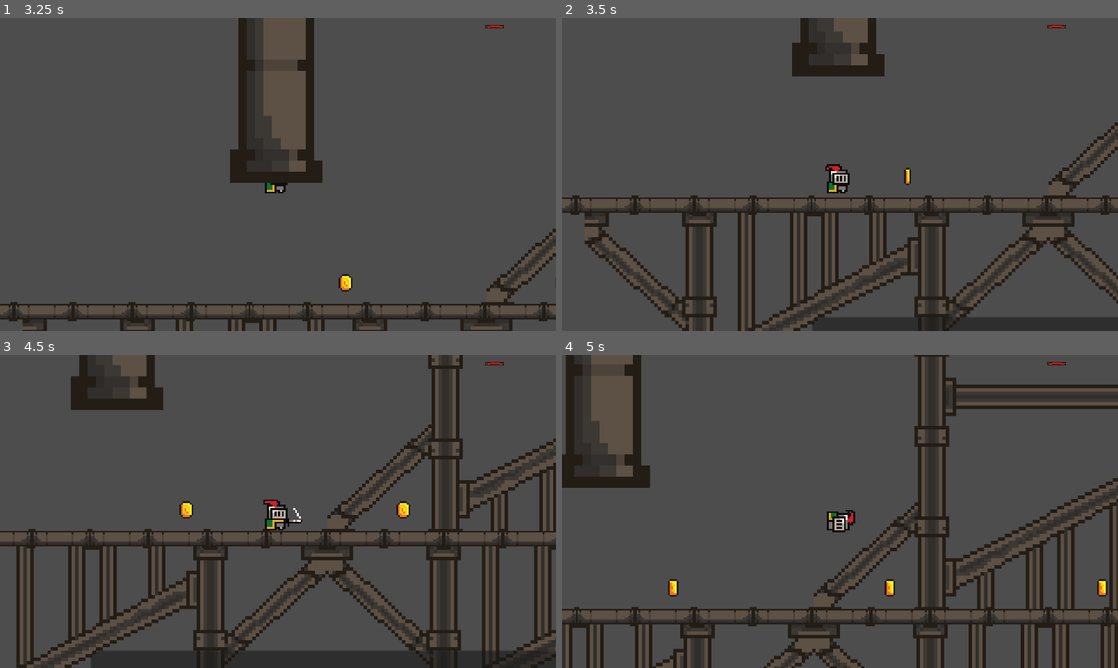
Above: before the commit, frames 1-4 (two rows, left to right).
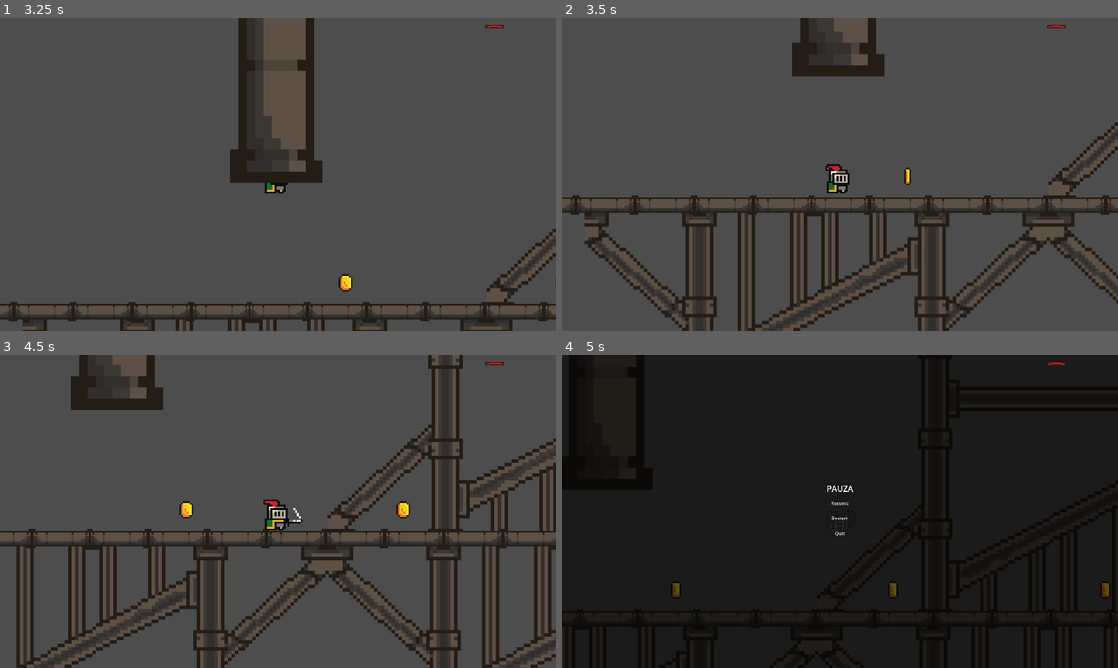
Above: after the commit, the same moments.

Repository: rkywsa/FemboyParty
Game: Godot game, scene res://MainMenu/main_menu.tscn
The game is run twice, just before and just after one commit, with the same random seed, the same clock (stepped at 60 frames per second) and the same inputs. Sound files missing from this copy of the repository are replaced by a short silence.
Inputs (mouse positions are in pixels of both pictures, inside the frame that each line leads up to):
- Up to frame 1 (3.25 s): click "Start" at 0.5 s; tap Enter (ui_accept) at 1.25, 1.52, 2.27 s; move the mouse to (400, 158) at 1.27 s; hold Right (ui_right) 1.28-2.78 s; click (400, 158) at 1.35 s; move the mouse to (166, 190) at 2.02 s; click (166, 190) at 2.1 s; move the mouse to (333, 105) at 2.77 s; hold Left (ui_left) from 2.78 s (still down); click (333, 105) at 2.85 s
- Up to frame 2 (3.5 s): keep holding Left (ui_left)
- Up to frame 3 (4.5 s): move the mouse to (250, 574) at 3.52 s; release Left (ui_left) at 3.53 s; hold Right (ui_right) from 3.53 s (still down); click (250, 574) at 3.6 s; tap Enter (ui_accept) at 3.77 s; move the mouse to (444, 558) at 4.27 s; click (444, 558) at 4.35 s
- Up to frame 4 (5 s): keep holding Right (ui_right); tap Enter (ui_accept) at 4.52 s; tap Escape (pause) at 4.9 s

Frame 1 is identical in both runs. In frame 2, 2.1% of the frame differs, in the area x 45-100%, y 95-100%; in frame 3, 3.6%; in frame 4, 89%, in the area x 0-100%, y 0-100%.

Commit message:
pause menu

Diff:
--- a/Graphics/level.tscn
+++ b/Graphics/level.tscn
@@ -3,10 +3,9 @@
 [ext_resource type="PackedScene" uid="uid://bp7sg0q7nbx2u" path="res://PlayerInteraction/player.tscn" id="1_gcbfm"]
 [ext_resource type="Script" uid="uid://bgvvg21wah0ng" path="res://Graphics/level.gd" id="1_md3ei"]
 [ext_resource type="Texture2D" uid="uid://darh6n7n7cskf" path="res://assets/sprites/platforms1.png" id="2_gcbfm"]
+[ext_resource type="PackedScene" uid="uid://ddtwwqe0v3u1i" path="res://canvas_layer.tscn" id="3_hncu4"]
 [ext_resource type="PackedScene" uid="uid://6mn14fnkpghg" path="res://GameInteraction/coin.tscn" id="3_x4jqn"]
 [ext_resource type="Texture2D" uid="uid://moyfgbpoghqa" path="res://assets/sprites/pipe_support.png" id="4_ruodb"]
-[ext_resource type="Texture2D" uid="uid://bbf11t8kthwt5" path="res://assets/sprites/industrial_background.webp" id="5_gkh8j"]
-[ext_resource type="PackedScene" uid="uid://dv872agtfv7yj" path="res://pause.tscn" id="5_l46ql"]
 [ext_resource type="AudioStream" uid="uid://pj24hvfhhxvo" path="res://assets/sounds/metalpipa.wav" id="7_3vbyo"]
 [ext_resource type="AudioStream" uid="uid://dwgs0nbd2nvjf" path="res://assets/sounds/backgroundmusic.wav" id="7_6wa3a"]
 [ext_resource type="Texture2D" uid="uid://c5gvvvhy563wf" path="res://assets/sprites/industrial_background2.png" id="7_dvkd8"]
@@ -32,14 +31,14 @@
 [node name="Player" parent="." unique_id=1078703586 instance=ExtResource("1_gcbfm")]
 position = Vector2(16, 120)
 
+[node name="CanvasLayer" parent="Player" unique_id=1915367380 instance=ExtResource("3_hncu4")]
+
 [node name="Enemy" parent="." unique_id=745031822 instance=ExtResource("8_enemy")]
 position = Vector2(571, 164)
 detection_range = 102.0
 
 [node name="TileMapLayer" type="TileMapLayer" parent="." unique_id=630245241]
 tile_set = SubResource("TileSet_mti6b")
-
-[node name="Pause" parent="." unique_id=1359264044 instance=ExtResource("5_l46ql")]
 
 [node name="Pipes" type="Node2D" parent="." unique_id=137251326]
 
@@ -525,9 +524,9 @@
 stream = ExtResource("7_6wa3a")
 volume_db = -5.0
 
-[node name="HUD" type="CanvasLayer" parent="."]
-
-[node name="HealthBar" type="TextureProgressBar" parent="HUD"]
+[node name="HUD" type="CanvasLayer" parent="." unique_id=936221973]
+
+[node name="HealthBar" type="TextureProgressBar" parent="HUD" unique_id=953205089]
 anchors_preset = 1
 anchor_left = 1.0
 anchor_right = 1.0
@@ -535,11 +534,9 @@
 offset_top = 24.0
 offset_right = -24.0
 offset_bottom = 60.0
+value = 100.0
+texture_over = ExtResource("10_health_frame")
 texture_progress = ExtResource("9_health_fill")
-texture_over = ExtResource("10_health_frame")
-max_value = 100.0
-value = 100.0
-show_percentage = false
 
 [connection signal="body_entered" from="Coin5" to="Coin5" method="_on_body_entered"]
 [connection signal="body_entered" from="Coin4" to="Coin4" method="_on_body_entered"]
--- /dev/null
+++ b/canvas_layer.gd
@@ -0,0 +1,77 @@
+extends CanvasLayer
+
+var overlay: ColorRect
+var panel: PanelContainer
+
+func _ready() -> void:
+	process_mode = Node.PROCESS_MODE_ALWAYS
+	build_menu()
+
+func _unhandled_input(event: InputEvent) -> void:
+	if event.is_action_pressed("ui_cancel") and not event.is_echo():
+		toggle_pause()
+		get_viewport().set_input_as_handled()
+
+func toggle_pause() -> void:
+	var paused := not get_tree().paused
+	get_tree().paused = paused
+	overlay.visible = paused
+	panel.visible = paused
+
+func build_menu() -> void:
+	overlay = ColorRect.new()
+	overlay.color = Color(0, 0, 0, 0.65)
+	overlay.set_anchors_preset(Control.PRESET_FULL_RECT)
+	overlay.visible = false
+	overlay.mouse_filter = Control.MOUSE_FILTER_STOP
+	add_child(overlay)
+
+	var center := CenterContainer.new()
+	center.set_anchors_preset(Control.PRESET_FULL_RECT)
+	center.size_flags_horizontal = Control.SIZE_EXPAND_FILL
+	center.size_flags_vertical = Control.SIZE_EXPAND_FILL
+	overlay.add_child(center)
+
+	panel = PanelContainer.new()
+	panel.custom_minimum_size = Vector2(-1000,-100)
+	panel.scale = Vector2(-10,-10)
+	panel.pivot_offset = panel.custom_minimum_size / 2
+	panel.visible = false
+	center.add_child(panel)
+
+	var vbox := VBoxContainer.new()
+	vbox.add_theme_constant_override("separation", 10)
+	panel.add_child(vbox)
+
+	var title := Label.new()
+	title.text = "PAUZA"
+	title.add_theme_font_size_override("font_size", 28)
+	title.horizontal_alignment = HORIZONTAL_ALIGNMENT_CENTER
+	vbox.add_child(title)
+
+	var resume := Button.new()
+	resume.text = "Resume"
+	resume.custom_minimum_size = Vector2(180, 42)
+	resume.pressed.connect(func():
+		get_tree().paused = false
+		overlay.visible = false
+	)
+	vbox.add_child(resume)
+
+	var restart := Button.new()
+	restart.text = "Restart"
+	restart.custom_minimum_size = Vector2(180, 42)
+	restart.pressed.connect(func():
+		get_tree().paused = false
+		get_tree().reload_current_scene()
+	)
+	vbox.add_child(restart)
+
+	var quit := Button.new()
+	quit.text = "Quit"
+	quit.custom_minimum_size = Vector2(180, 42)
+	quit.pressed.connect(func():
+		get_tree().paused = false
+		get_tree().quit()
+	)
+	vbox.add_child(quit)
--- /dev/null
+++ b/canvas_layer.tscn
@@ -0,0 +1,6 @@
+[gd_scene format=3 uid="uid://ddtwwqe0v3u1i"]
+
+[ext_resource type="Script" uid="uid://cuvu55t5mo6oi" path="res://canvas_layer.gd" id="1_v2lfg"]
+
+[node name="CanvasLayer" type="CanvasLayer" unique_id=1915367380]
+script = ExtResource("1_v2lfg")
--- a/pause.tscn
+++ /dev/null
@@ -1,48 +0,0 @@
-[gd_scene format=3 uid="uid://dv872agtfv7yj"]
-
-[ext_resource type="Script" uid="uid://dy1pdh8kcu7o7" path="res://pausemenu.gd" id="1_45vjg"]
-
-[node name="Pause" type="Control" unique_id=1359264044]
-process_mode = 3
-layout_mode = 3
-anchors_preset = 15
-anchor_right = 1.0
-anchor_bottom = 1.0
-grow_horizontal = 2
-grow_vertical = 2
-script = ExtResource("1_45vjg")
-
-[node name="ColorRect" type="ColorRect" parent="." unique_id=1453221126]
-layout_mode = 0
-offset_top = 70.0
-offset_right = 70.0
-offset_bottom = 70.0
-color = Color(0.05490196, 0.06666667, 0.10980392, 1)
-
-[node name="PanelContainer" type="PanelContainer" parent="." unique_id=1453737306]
-self_modulate = Color(1, 1, 1, 0)
-layout_mode = 0
-offset_top = 271.0
-offset_right = 1903.0
-offset_bottom = 1080.0
-
-[node name="VBoxContainer" type="VBoxContainer" parent="PanelContainer" unique_id=186639515]
-layout_mode = 2
-
-[node name="Restart" type="Button" parent="PanelContainer/VBoxContainer" unique_id=1499271940]
-layout_mode = 2
-text = "Resume"
-
-[node name="Resume" type="Button" parent="PanelContainer/VBoxContainer" unique_id=1341944402]
-layout_mode = 2
-text = "Resume"
-
-[node name="Quit" type="Button" parent="PanelContainer/VBoxContainer" unique_id=1638161719]
-layout_mode = 2
-text = "Quit"
-
-[node name="AnimationPlayer" type="AnimationPlayer" parent="." unique_id=852657235]
-
-[connection signal="pressed" from="PanelContainer/VBoxContainer/Restart" to="." method="_on_restart_pressed"]
-[connection signal="pressed" from="PanelContainer/VBoxContainer/Resume" to="." method="_on_resume_pressed"]
-[connection signal="pressed" from="PanelContainer/VBoxContainer/Quit" to="." method="_on_quit_pressed"]
--- a/pausemenu.gd
+++ /dev/null
@@ -1,30 +0,0 @@
-extends Control
-
-func _ready():
-	$AnimationPlayer.play("RESET")
-
-func resume():
-	get_tree().paused = false
-	$AnimationPlayer.play_backwards("blur")
-
-func pause():
-	get_tree().paused = true
-	$AnimationPlayer.play("blur")
-
-func testEsc():
-	if Input.is_action_just_pressed("pause") and !get_tree().paused:
-		pause()
-	elif Input.is_action_just_pressed("pause") and get_tree().paused:
-		resume()
-
-func _on_resume_pressed():
-	resume()
-
-func _on_restart_pressed():
-	get_tree().reload_current_scene()
-
-func _on_quit_pressed():
-	get_tree().quit()
-
-func _process(delta):
-	testEsc()
Not shown, added: canvas_layer.gd.uid
Not shown, removed: pausemenu.gd.uid
